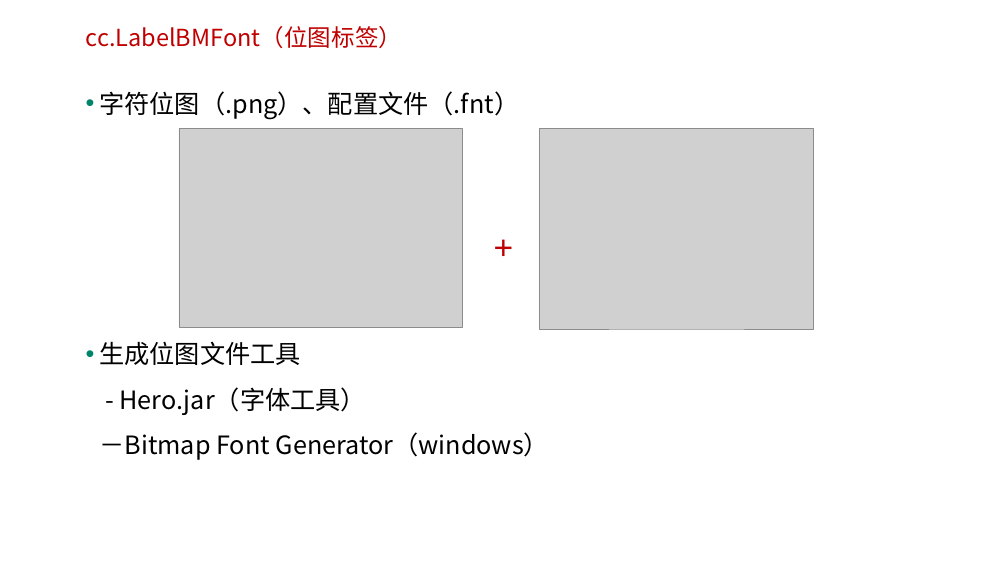
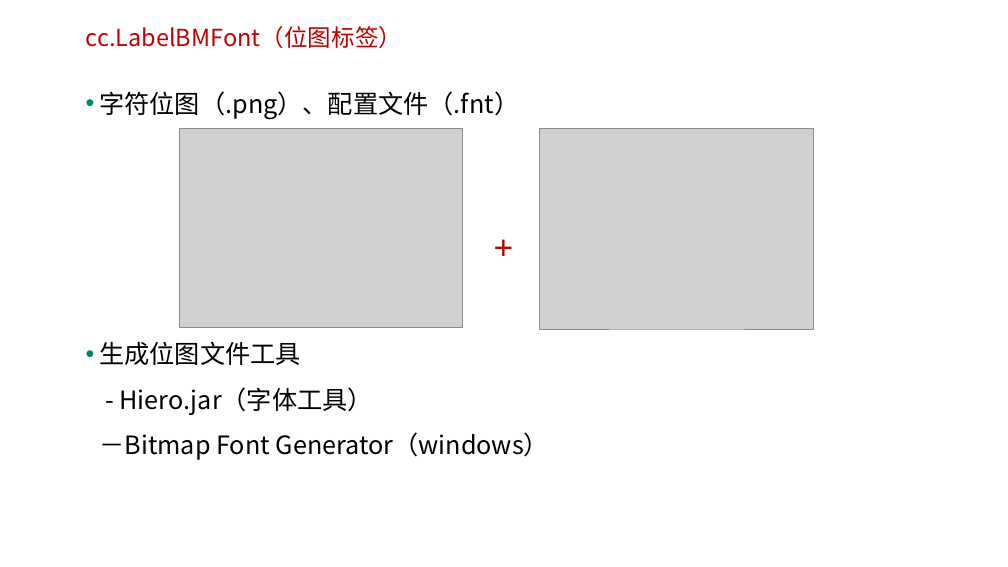
Before and after one commit to edu2act/course-H5-Animation-and-Game-Development, a slide deck: slide 7 of 课程PPT/（07）标签与菜单.ppt. Drawn at 1008x567 pixels with LibreOffice and Linux fonts; fonts in the diff are those of the drawing; grey boxes stand for pictures; background and template pictures are left out. Boxes give left, top, right and bottom in pixels: in the first picture for what was removed or moved away, otherwise in the second. Text is boxed around its words. In the diff, an @@ line names an element or a change of style, - is before the commit and + after.

```diff
--- a/课程PPT/（07）标签与菜单.ppt
+++ b/课程PPT/（07）标签与菜单.ppt
@@ text at <box>99,341,549,460</box>: text changed @@
-• 生成位图文件工具
-  - Hero.jar（字体工具）
-  －Bitmap Font Generator（windows）
+• 生成位图文件工具
+  - Hiero.jar（字体工具）
+  －Bitmap Font Generator（windows）
```
Also in this commit, not shown: 5 other files.
